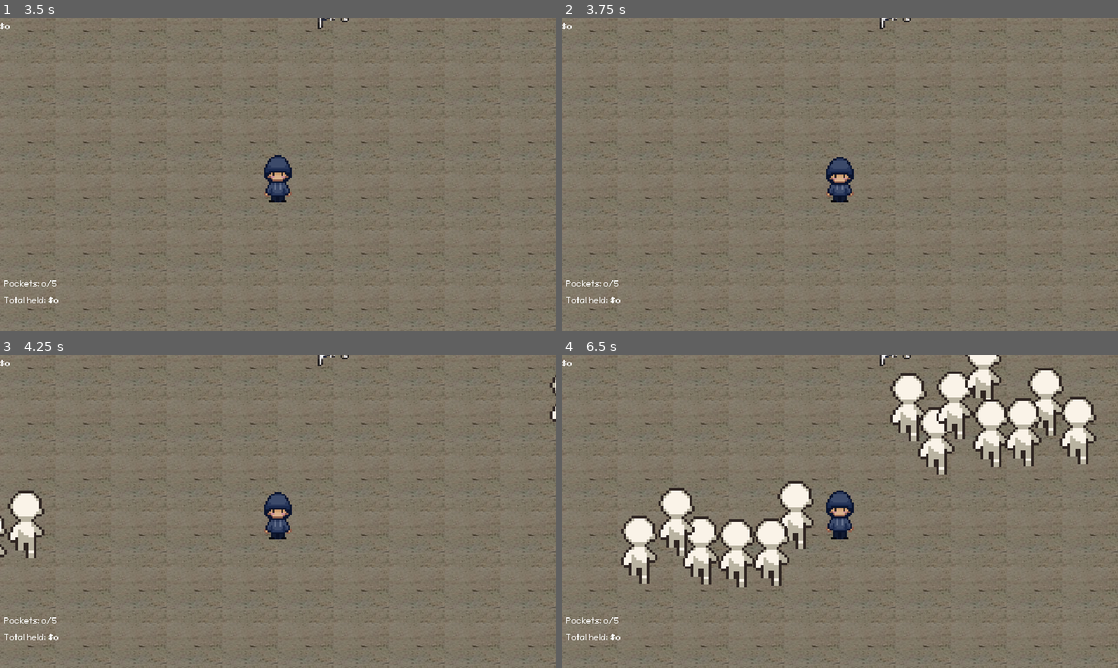
Above: before the commit, frames 1-4 (two rows, left to right).
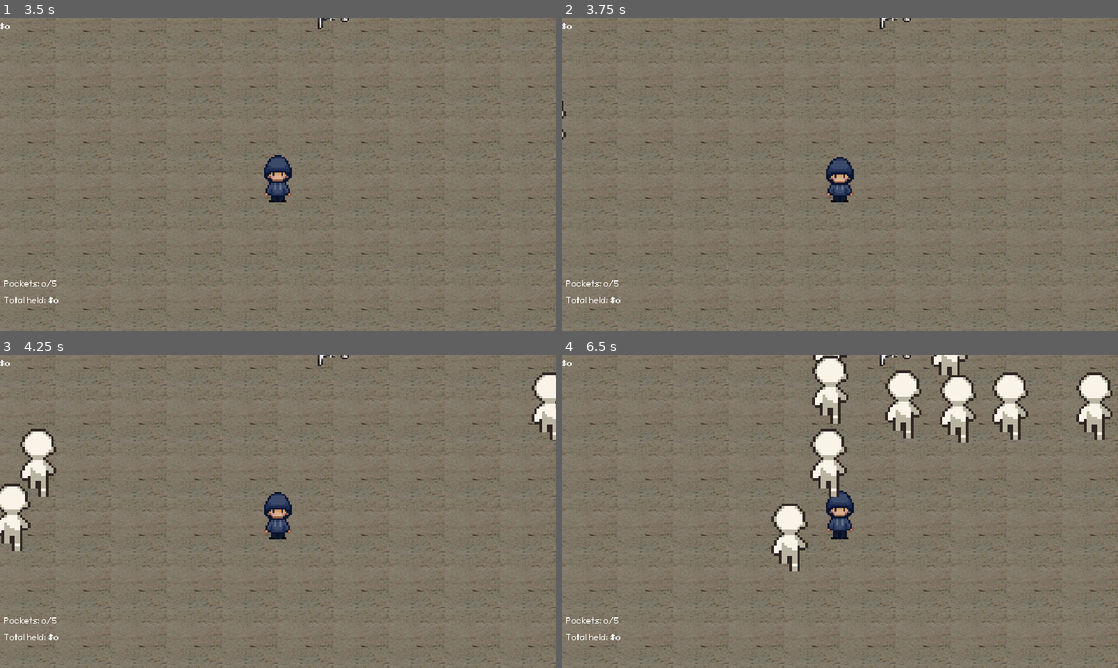
Above: after the commit, the same moments.

Repository: nithinsenthil/UCDBTS
Game: Godot game, scene res://Scenes/level_1.tscn
Same seed, same stepped clock (60 frames per second), same inputs: the game is played once before the commit and once after it. This scene is started directly instead of the project's main scene. The engine's default icon, where the game draws it, is replaced by a stand-in: a white triangle on a blue panel in a dark square.
Inputs (mouse positions are in pixels of both pictures, inside the frame that each line leads up to):
- Up to frame 1 (3.5 s): move the mouse to (400, 158) at 0.52 s; hold D (Right) 0.53-1.28 s; tap L (BikeMinigameEnd) at 0.6 s; move the mouse to (166, 190) at 1.27 s; hold S (Down) 1.28-2.03 s; tap K (BikeMinigameStart) at 1.35, 2.75 s; tap Enter at 2 s; move the mouse to (333, 105) at 2.02 s; hold D (Right) 2.03-2.78 s; tap P (CameraControlsOff) at 2.1 s; move the mouse to (250, 237) at 2.77 s; hold W (Up) from 2.78 s (still down); tap O (CameraControlsOn) at 2.85 s
- Up to frame 2 (3.75 s): tap K (BikeMinigameStart) at 3.5 s; move the mouse to (1006, 221) at 3.52 s; release W (Up) at 3.53 s; hold A (Left) from 3.53 s (still down); hold F (Interact) from 3.53 s (still down)
- Up to frame 3 (4.25 s): keep holding A (Left); keep holding F (Interact)
- Up to frame 4 (6.5 s): move the mouse to (673, 464) at 4.27 s; release F (Interact) at 4.28 s; right-click (673, 464) at 4.35 s; move the mouse to (867, 511) at 5.02 s; release A (Left) at 5.03 s; hold S (Down) 5.03-5.78 s; tap L (BikeMinigameEnd) at 5.1 s; move the mouse to (756, 433) at 5.77 s; hold D (Right) from 5.78 s (still down); tap K (BikeMinigameStart) at 5.85 s

Frame 1 is identical in both runs. In frame 2, less than 0.1% of the frame differs, in the area x 0-1%, y 26-39%; in frame 3, 3.0%; in frame 4, 16%, in the area x 10-99%, y 0-75%.
Error in both runs: Cannot call method 'add_child' on a null value. (res://Scripts/Managers/scene_manager.gd:27)

Commit message:
Respawn NPCs when reentering a level

Diff:
--- a/ucdbts/Scenes/bike.tscn
+++ b/ucdbts/Scenes/bike.tscn
@@ -162,5 +162,9 @@
 offset_right = 4.0
 offset_bottom = -33.0
 
+[node name="NavigationObstacle2D" type="NavigationObstacle2D" parent="."]
+vertices = PackedVector2Array(-38, -1, 38, -1, 38, 20, -38, 20)
+avoidance_layers = 3
+
 [connection signal="body_entered" from="BikeHitbox" to="." method="_on_bike_hitbox_body_entered"]
 [connection signal="body_exited" from="BikeHitbox" to="." method="_on_bike_hitbox_body_exited"]
--- a/ucdbts/Scenes/level_1.tscn
+++ b/ucdbts/Scenes/level_1.tscn
@@ -68,7 +68,7 @@
 [node name="SpawnManager" type="Node" parent="." node_paths=PackedStringArray("spawnpoints")]
 script = ExtResource("9_wrinw")
 spawnpoints = [NodePath("SpawnPoint1"), NodePath("SpawnPoint2"), NodePath("SpawnPoint3"), NodePath("SpawnPoint4"), NodePath("SpawnPoint5")]
-max_num_npcs = 72
+max_num_npcs = 32
 metadata/_custom_type_script = "uid://d4mpg3giydsye"
 
 [node name="SpawnPoint1" type="Node2D" parent="SpawnManager"]
--- a/ucdbts/Scenes/npc.tscn
+++ b/ucdbts/Scenes/npc.tscn
@@ -295,15 +295,16 @@
 script = ExtResource("8_8gudg")
 
 [node name="Locomotion" type="Node2D" parent="."]
+position = Vector2(0, 34)
 script = ExtResource("3_g6unj")
 metadata/_custom_type_script = "uid://cnbwnmcqir8u8"
 
 [node name="NavigationAgent2D" type="NavigationAgent2D" parent="Locomotion"]
+path_desired_distance = 5.0
+path_max_distance = 10.0
+path_postprocessing = 1
+path_search_max_polygons = 32
 avoidance_enabled = true
-neighbor_distance = 75.0
-max_neighbors = 8
-time_horizon_obstacles = 0.5
-max_speed = 120.0
+radius = 25.0
 avoidance_layers = 2
 avoidance_mask = 2
-avoidance_priority = 0.5
--- a/ucdbts/Scenes/player.tscn
+++ b/ucdbts/Scenes/player.tscn
@@ -276,7 +276,6 @@
 text = "Pockets are full!"
 
 [node name="NavigationObstacle2D" type="NavigationObstacle2D" parent="."]
-radius = 10.0
-vertices = PackedVector2Array(-17, -28, 20, -28, 20, 34, -17, 34)
-carve_navigation_mesh = true
+position = Vector2(0, 20)
+radius = 25.0
 avoidance_layers = 2
--- a/ucdbts/Scripts/Managers/npc_factory.gd
+++ b/ucdbts/Scripts/Managers/npc_factory.gd
@@ -4,7 +4,6 @@
 const _npc_scene: PackedScene = preload("res://Scenes/npc.tscn")
 
 
-# TODO: add level-specific multipliers?
 func new_npc() -> Character:
 	var new_npc_node = _npc_scene.instantiate()
 	get_tree().current_scene.add_child(new_npc_node)
--- a/ucdbts/Scripts/Managers/npc_manager.gd
+++ b/ucdbts/Scripts/Managers/npc_manager.gd
@@ -1,7 +1,5 @@
 class_name NPCManager
 extends Node
-
-var num_npcs : int = 0
 
 
 func _ready() -> void:
@@ -20,9 +18,10 @@
 	var npc_locomotion: Locomotion = new_npc_node.get_node("Locomotion")
 	npc_locomotion.set_movement_target(new_target)
 
-	num_npcs += 1
+	spawn_manager.num_npcs += 1
 
 
 func _destroy_npc(npc: Character) -> void:
+	var spawn_manager: SpawnManager = get_tree().current_scene.get_node("SpawnManager")
+	spawn_manager.num_npcs -= 1
 	npc.queue_free()
-	num_npcs -= 1
--- a/ucdbts/Scripts/Managers/spawn_manager.gd
+++ b/ucdbts/Scripts/Managers/spawn_manager.gd
@@ -5,7 +5,10 @@
 @export var spawnpoints : Array[SpawnPoint]
 @export var max_num_npcs : int
 
+var num_npcs : int = 0
+
 
 func _physics_process(_delta: float) -> void:
-	if (npc_manager.num_npcs < max_num_npcs):
+	var spawn_manager: SpawnManager = get_tree().current_scene.get_node("SpawnManager")
+	if (spawn_manager.num_npcs < max_num_npcs):
 		npc_manager._spawn_npc()
--- a/ucdbts/Scripts/NPC/eyes.gd
+++ b/ucdbts/Scripts/NPC/eyes.gd
@@ -6,7 +6,30 @@
 const MEAN_SENS: float = 0.8
 const STDEV_SENS: float = 0.1
 
+# Assume 120-degree viewing angle (calculate 60 degrees from center)
+var dot_product_of_max_viewing_angle: float = Vector2.from_angle(0).dot(Vector2.from_angle(PI / 3.0))
+@onready var npc: Character = get_node("..")
+
 
 func _ready() -> void:
 	signals.player_visually_sus.connect(_on_sense)
 	super()
+
+
+func _on_sense(source: Vector2, strength: float) -> void:
+	# Only sense if source is within viewing angle
+	var facing: Vector2
+
+	match npc._facing:
+		npc.Facing.LEFT:
+			facing = Vector2.LEFT
+		npc.Facing.RIGHT:
+			facing = Vector2.RIGHT
+		npc.Facing.UP:
+			facing = Vector2.UP
+		npc.Facing.DOWN:
+			facing = Vector2.DOWN
+
+	var dot_product_to_source = facing.dot(source - global_position)
+	if (dot_product_to_source > dot_product_of_max_viewing_angle):
+		super(source, strength)
--- a/ucdbts/Scripts/NPC/locomotion.gd
+++ b/ucdbts/Scripts/NPC/locomotion.gd
@@ -20,6 +20,7 @@
 	_nav_agent.target_desired_distance = _DEFAULT_DESIRED_DISTANCE * (1 + _tendency_to_wander)
 
 	_nav_agent.connect("velocity_computed", _on_navigation_agent_2d_velocity_computed)
+	_nav_agent.max_speed = _npc.movement_speed
 
 	# Wait for NavigationServer to come up
 	actor_setup.call_deferred()
@@ -43,7 +44,6 @@
 	var next_path_position: Vector2 = _nav_agent.get_next_path_position()
 
 	var raw_velocity = current_agent_position.direction_to(next_path_position)
-	raw_velocity += Vector2.from_angle(2*PI*randf()) / 4.0
 	raw_velocity *= _npc.movement_speed
 	_nav_agent.set_velocity(raw_velocity)
 
